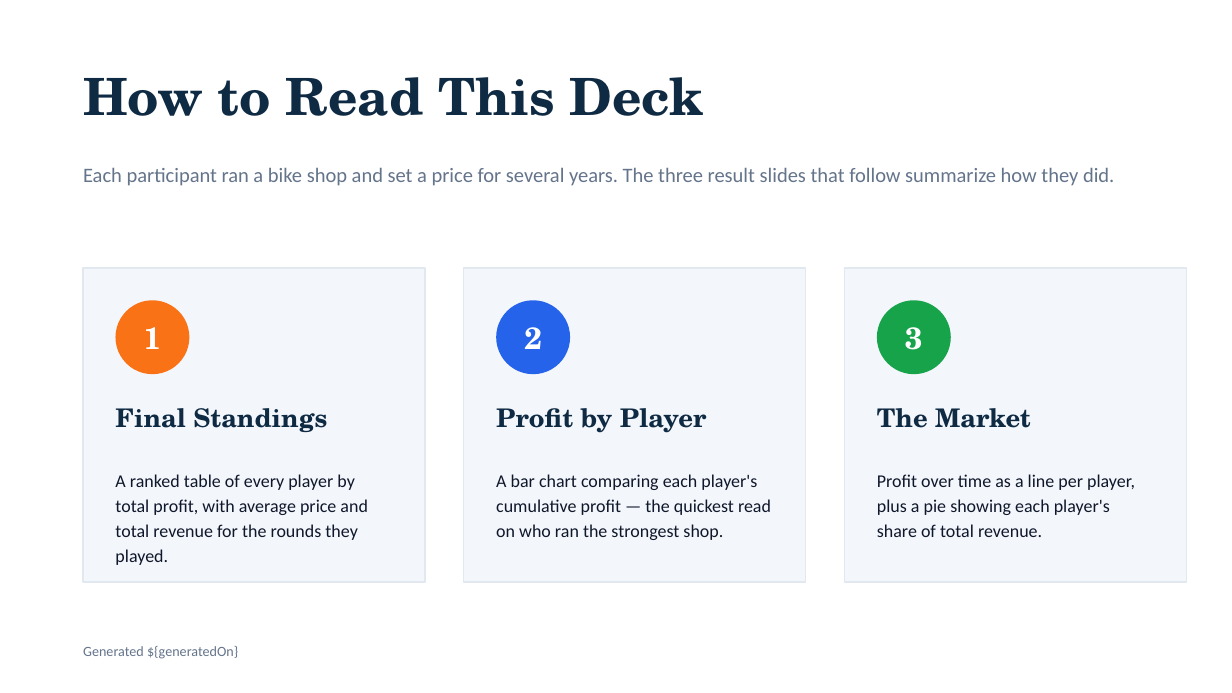
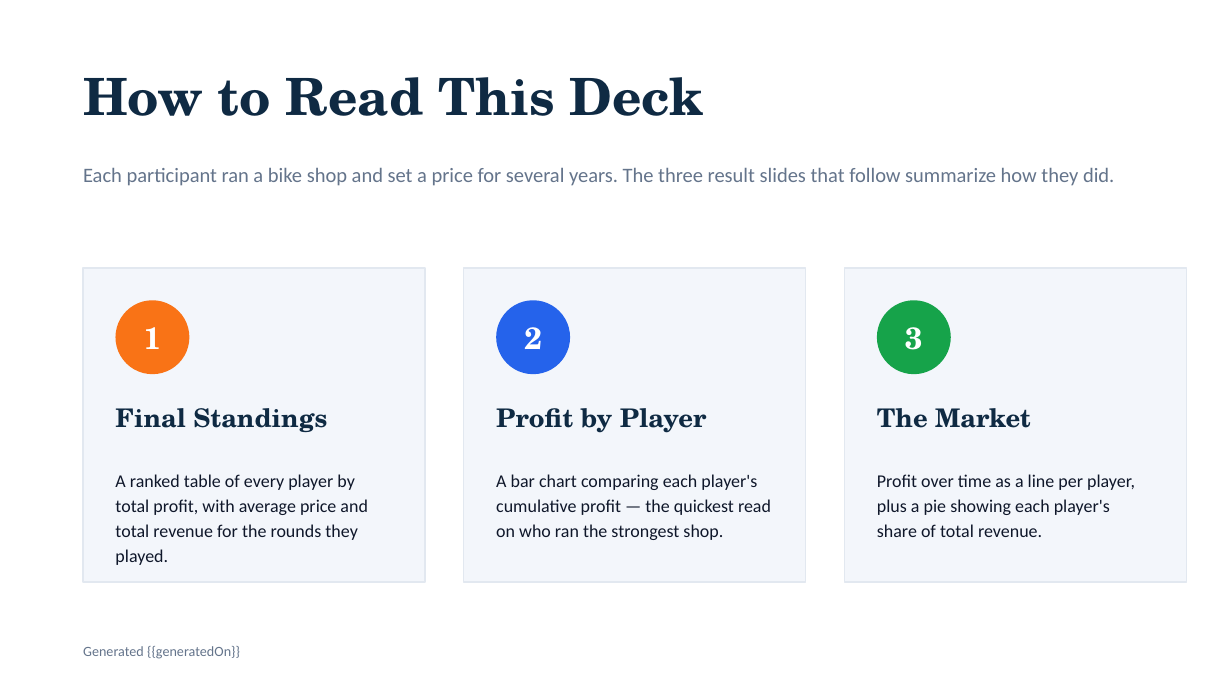
Before and after one commit to forio/dev-base-build, a slide deck: slide 2 of model/results-template.pptx. Drawn at 1232x693 pixels with LibreOffice and Linux fonts; fonts in the diff are those of the drawing. Boxes give left, top, right and bottom in pixels: in the first picture for what was removed or moved away, otherwise in the second. Text is boxed around its words. In the diff, an @@ line names an element or a change of style, - is before the commit and + after.

```diff
--- a/model/results-template.pptx
+++ b/model/results-template.pptx
@@ text at [83,646,240,659]: text changed @@
-Generated ${generatedOn}
+Generated {{generatedOn}}
```
Also in this commit, not shown: 4 other slides changed, 2 other files.
